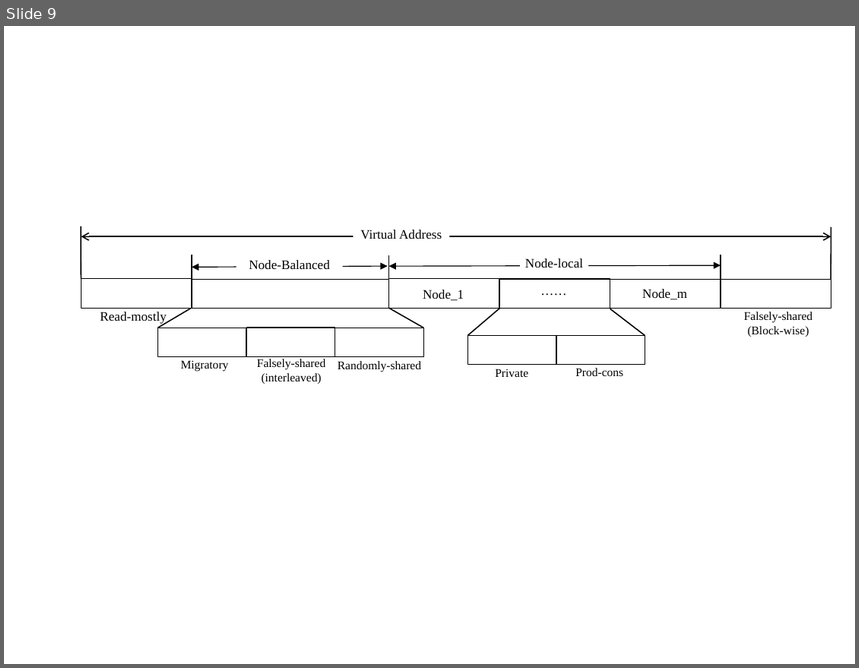
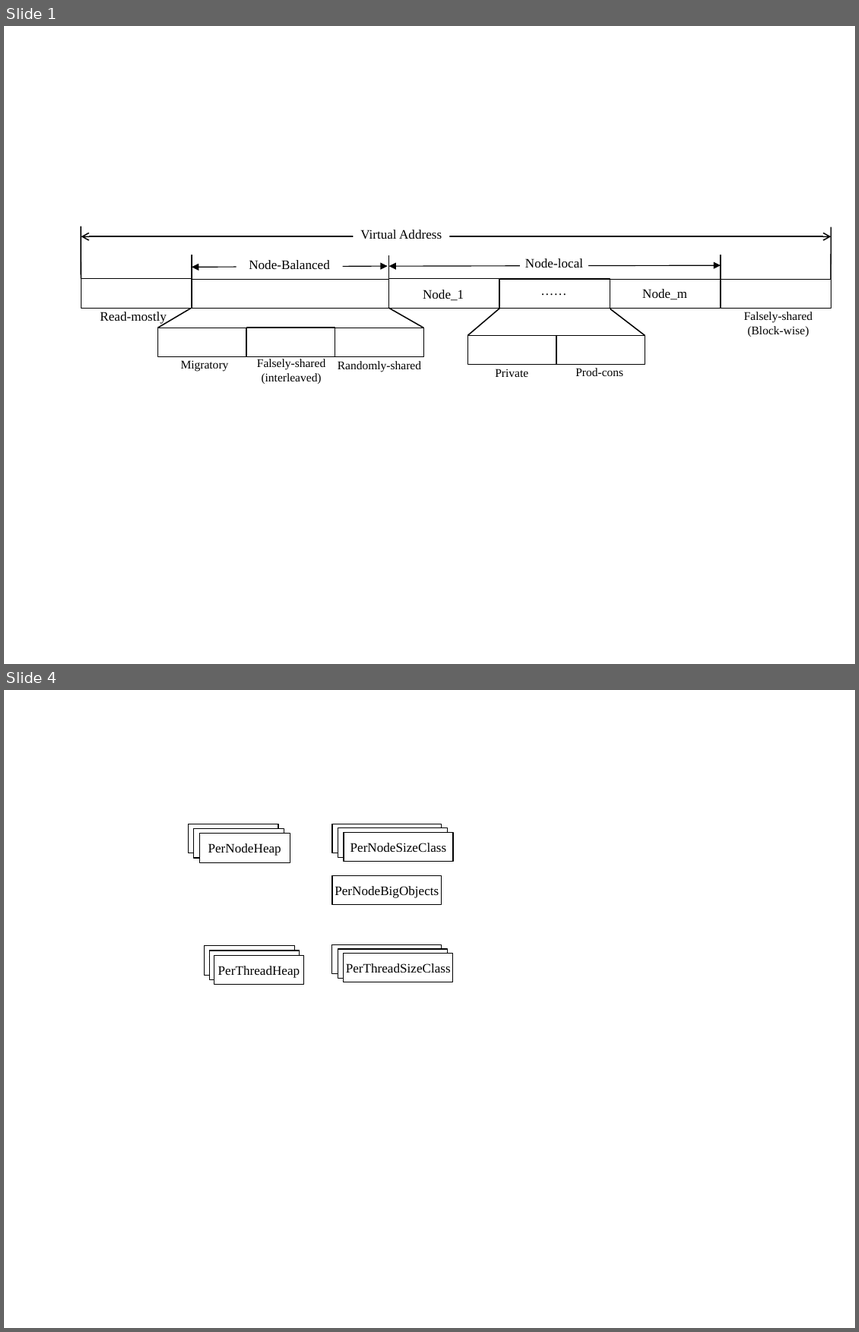
Before and after one commit to UTSASRG/numalloc, a slide deck: paper/figure/numalloc.pptx. Shown one above the other, each under a label of ours: slide 9 before the commit, slides 1 and 4 after it; the slides between them are not shown. The pictures are 859x668 and 859x1332 pixels, drawn with LibreOffice and Linux fonts; fonts in the diff are those of the drawing. Boxes give left, top, right and bottom in pixels: in the first picture for what was removed or moved away, otherwise in the second. Text is boxed around its words. In the diff, an @@ line names an element or a change of style, - is before the commit and + after.

```diff
--- a/paper/figure/numalloc.pptx
+++ b/paper/figure/numalloc.pptx
@@ slide 4 added at (4,690,855,1328), background #FFFFFF @@
@@ rectangle added at (188,824,278,853), outline #000000 0.75 pt, 11 pt, text #000000 @@
+PerNodeHeap
@@ rectangle added at (332,824,443,853), outline #000000 0.75 pt, 11 pt, text #000000 @@
+PerNodeSizeClass
@@ rectangle added at (194,829,284,858), fill #FFFFFF, outline #000000 0.75 pt, 11 pt, text #000000 @@
+PerNodeHeap
@@ rectangle added at (200,834,290,863), fill #FFFFFF, outline #000000 0.75 pt, 11 pt, text #000000 @@
+PerNodeHeap
@@ rectangle added at (338,828,448,857), fill #FFFFFF, outline #000000 0.75 pt, 11 pt, text #000000 @@
+PerNodeSizeClass
@@ rectangle added at (344,832,453,861), fill #FFFFFF, outline #000000 0.75 pt, 11 pt, text #000000 @@
+PerNodeSizeClass
@@ rectangle added at (332,875,443,904), outline #000000 0.75 pt, 11 pt, text #000000 @@
+PerNodeBigObjects
@@ rectangle added at (205,946,295,975), outline #000000 0.75 pt, 11 pt, text #000000 @@
+PerThreadHeap
@@ rectangle added at (209,951,300,980), fill #FFFFFF, outline #000000 0.75 pt, 11 pt, text #000000 @@
+PerThreadHeap
@@ rectangle added at (215,955,304,985), fill #FFFFFF, outline #000000 0.75 pt, 11 pt, text #000000 @@
+PerThreadHeap
@@ rectangle added at (332,945,443,974), outline #000000 0.75 pt, 11 pt, text #000000 @@
+PerNodeSizeClass
@@ rectangle added at (338,948,448,978), fill #FFFFFF, outline #000000 0.75 pt, 11 pt, text #000000 @@
+PerNodeSizeClass
@@ rectangle added at (344,953,453,982), fill #FFFFFF, outline #000000 0.75 pt, 11 pt, text #000000 @@
+PerThreadSizeClass
@@ what was slide 9 is now slide 1 @@
```
Also in this commit, not shown: 3 other slides added, 8 slides removed, 9 other files.
